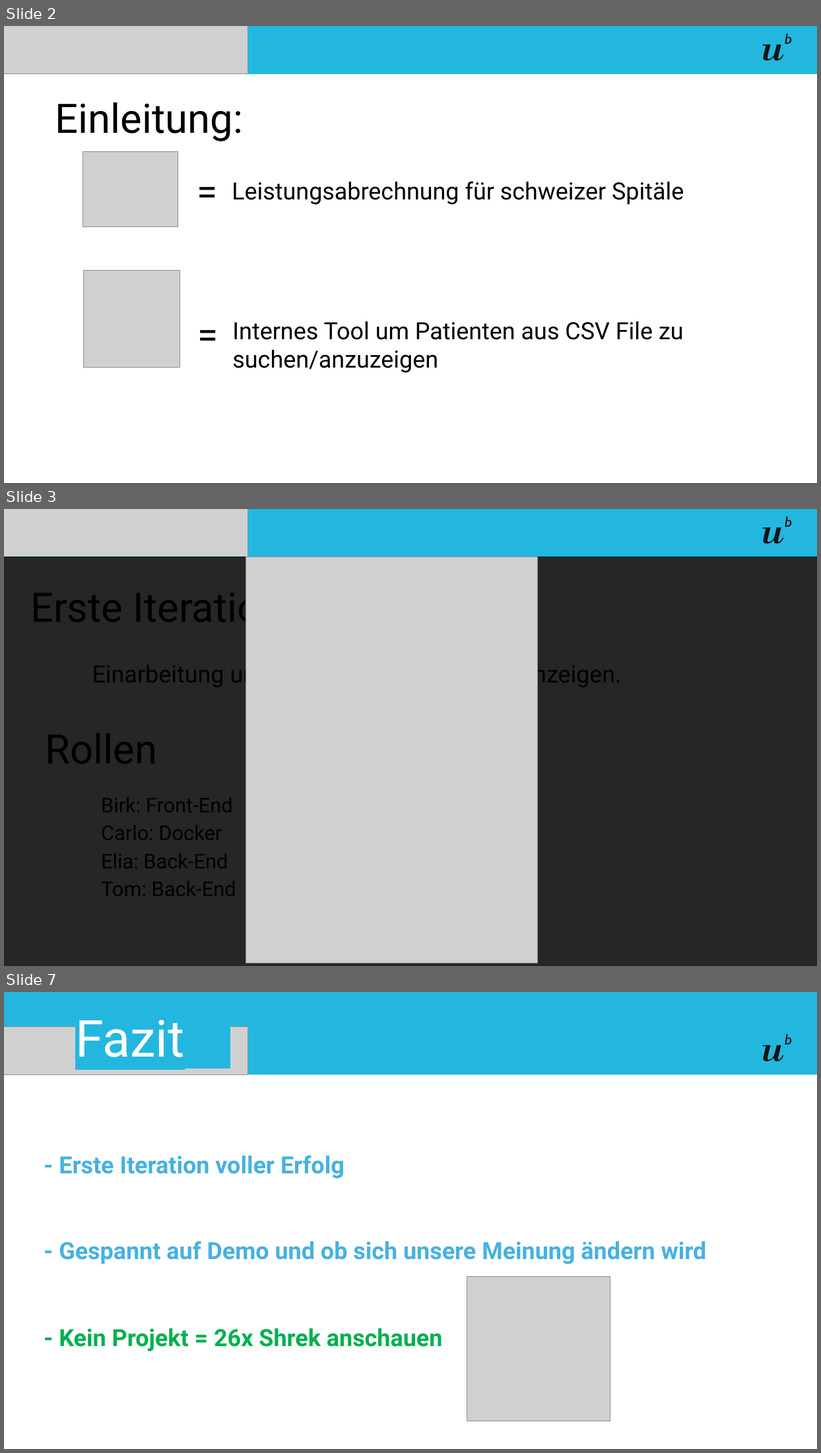
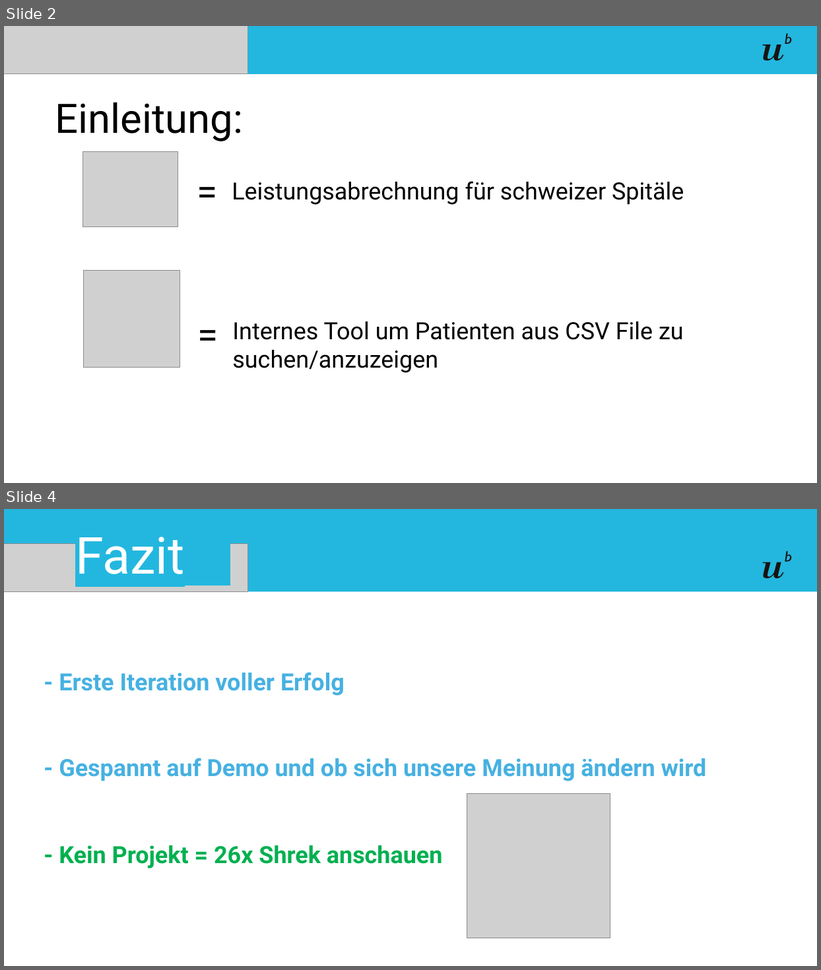
Before and after one commit to Skouldog/SwissDRG-documentation, a slide deck: Präsentationen/Analyse1.pptx. Shown one above the other, each under a label of ours: slides 2, 3 and 7 before the commit, slides 2 and 4 after it; the slides between them are not shown. The pictures are 821x1453 and 821x970 pixels, drawn with LibreOffice and Linux fonts; fonts in the diff are those of the drawing; grey boxes stand for pictures. Boxes give left, top, right and bottom in pixels: in the first picture for what was removed or moved away, otherwise in the second. Text is boxed around its words. In the diff, an @@ line names an element or a change of style, - is before the commit and + after.

```diff
--- a/Präsentationen/Analyse1.pptx
+++ b/Präsentationen/Analyse1.pptx
@@ slide 3 removed at bbox=[4, 509, 817, 966], background #FFFFFF @@
@@ group removed at bbox=[4, 509, 817, 557]: 2 freeform shapes, 1 picture, 1 rectangle @@
@@ rectangle removed at bbox=[4, 557, 817, 966] @@
@@ picture removed at bbox=[246, 557, 537, 964] @@
@@ title removed at bbox=[30, 580, 293, 633] @@
-Erste Iteration:
@@ text removed at bbox=[92, 657, 622, 689] @@
-Einarbeitung und CSV Daten handhaben/anzeigen.
@@ text removed at bbox=[46, 722, 158, 775] @@
-Rollen
@@ subtitle removed at bbox=[101, 791, 236, 903] @@
-Birk: Front-End
-Carlo: Docker
-Elia: Back-End
-Tom: Back-End
@@ what was slide 7 is now slide 4 @@
```
Also in this commit, not shown: 2 slides changed, 2 other slides removed, 1 other file.
